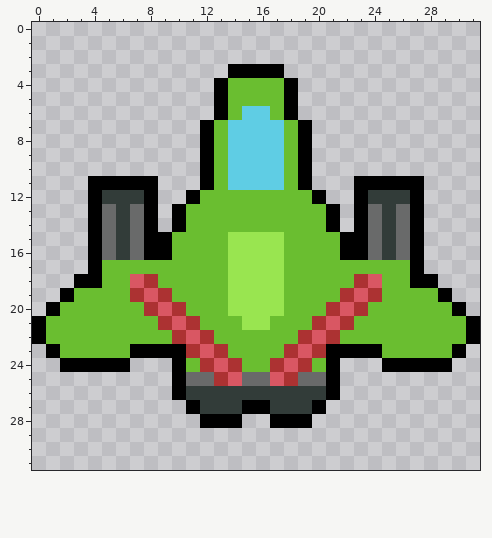
Pixel-art sprite -- art/player/player.png. The picture above is the old version.
The file is 32x32 pixels.
New version:
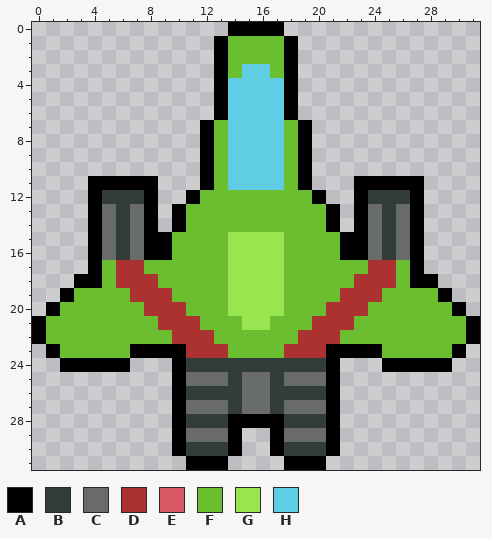
Palette (. is transparent): A #000000  B #323c39  C #696a6a  D #ac3232  E #d95763  F #6abe30  G #99e550  H #5fcde4
Commit: added player damage logic and cooldown
Diff:
Changed rows in their new state; - is an unchanged pixel.
first column x 13:
 0 -AAAA-
 1 AFFFFA
 2 AFFFFA
 3 AFHHFA
 4 -HHHH-
 5 -HHHH-
 6 -H--H-
first column x 6:
17 DD----------------DD
18 DD----------------DD
19 --D--------------D--
20 ---D------------D---
21 ----D----------D----
22 -----D--------D-----
23 ------D------D------
24 -----BBBBBBBBBB-----
25 -------CB--BC-------
26 ---------CC---------
27 ----ACCC-CC-CCCA----
28 ----ABBB-AA-BBBA----
29 ----ACCCA--ACCCA----
30 ----ABBBA--ABBBA----
31 -----AAA----AAA-----
Changed places in both pictures, as pixel boxes (x1, y1, x2, y2):
changed: (214, 22, 298, 120)
changed: (116, 260, 396, 470)
